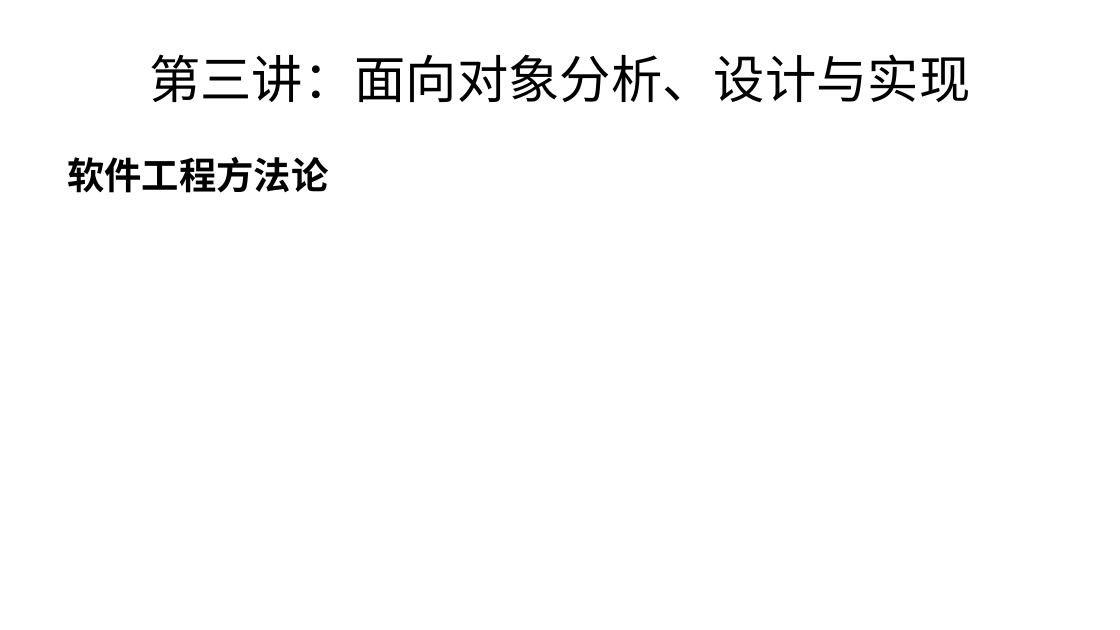
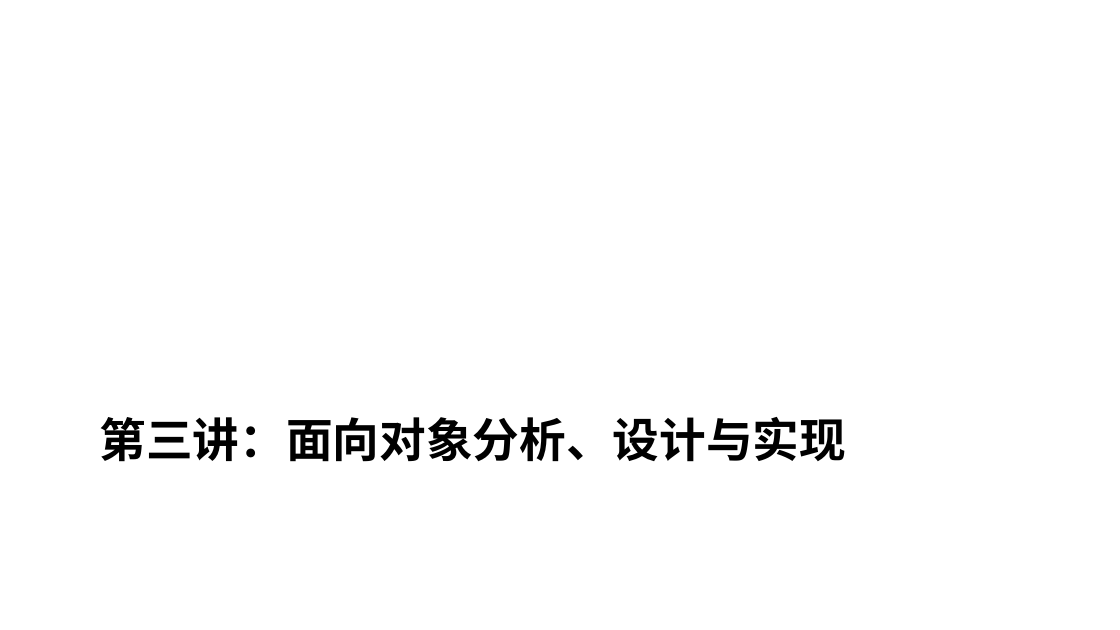
Before and after one commit to yinglichina8848/sqlrustgo, a slide deck: slide 1 of docs/教学计划/PPT/第3讲-面向对象分析设计与实现.pptx (slide 2 before the commit). Drawn at 1120x630 pixels with LibreOffice and Linux fonts; fonts in the diff are those of the drawing. Boxes give left, top, right and bottom in pixels: in the first picture for what was removed or moved away, otherwise in the second. Text is boxed around its words. In the diff, an @@ line names an element or a change of style, - is before the commit and + after.

```diff
--- a/docs/教学计划/PPT/第3讲-面向对象分析设计与实现.pptx
+++ b/docs/教学计划/PPT/第3讲-面向对象分析设计与实现.pptx
@@ text removed at <box>67,157,328,193</box> @@
-软件工程方法论
@@ title "第三讲：面向对象分析、设计与实现": place and size @@
-title "第三讲：面向对象分析、设计与实现" at <box>149,54,970,102</box>
+title "第三讲：面向对象分析、设计与实现" at <box>100,417,846,462</box>
@@ title "第三讲：面向对象分析、设计与实现" at <box>100,417,846,462</box>: size 33 to 30 pt, bold on; alignment centre to left; vertical alignment middle to top @@
```
Also in this commit, not shown: 17 other slides changed, 34 slides added, 13 slides removed.
